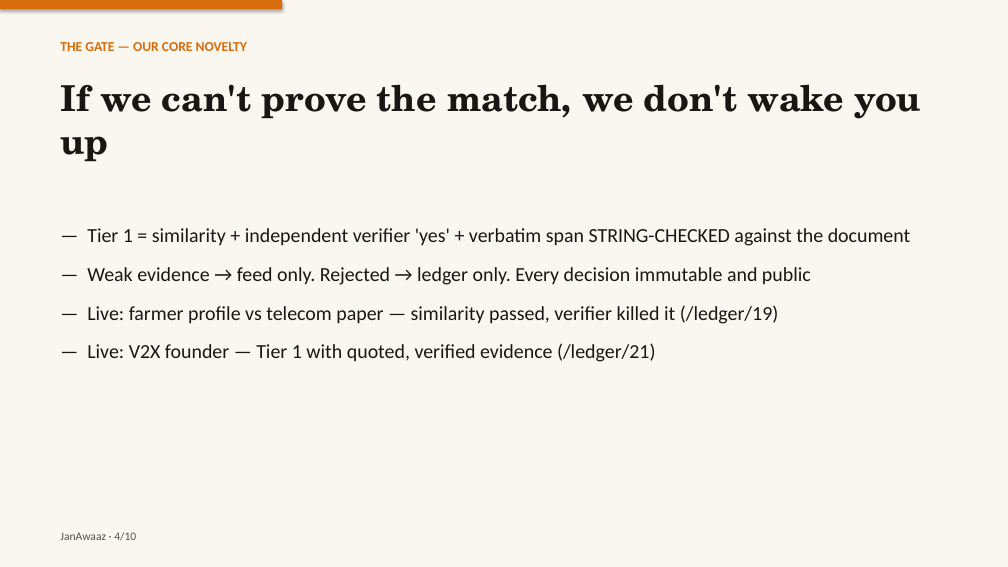
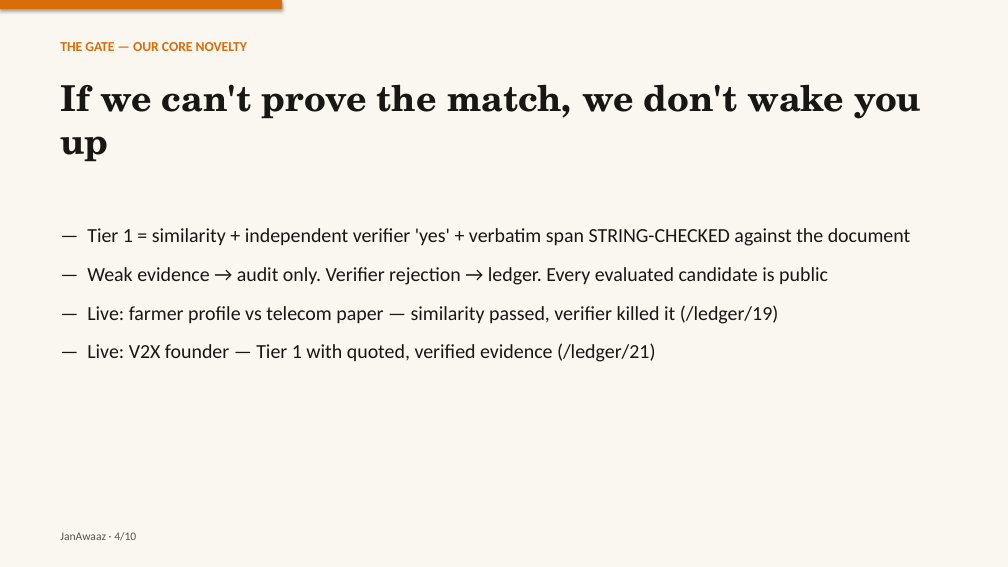
Before and after one commit to ankitlade12/janawaaz, a slide deck: slide 4 of docs/janawaaz-deck.pptx. Drawn at 1008x567 pixels with LibreOffice and Linux fonts; fonts in the diff are those of the drawing. Boxes give left, top, right and bottom in pixels: in the first picture for what was removed or moved away, otherwise in the second. Text is boxed around its words. In the diff, an @@ line names an element or a change of style, - is before the commit and + after.

```diff
--- a/docs/janawaaz-deck.pptx
+++ b/docs/janawaaz-deck.pptx
@@ text at (87,267,828,285): text changed @@
-— Weak evidence → feed only. Rejected → ledger only. Every decision immutable and public
+— Weak evidence → audit only. Verifier rejection → ledger. Every evaluated candidate is public
```
Also in this commit, not shown: 23 other files.
